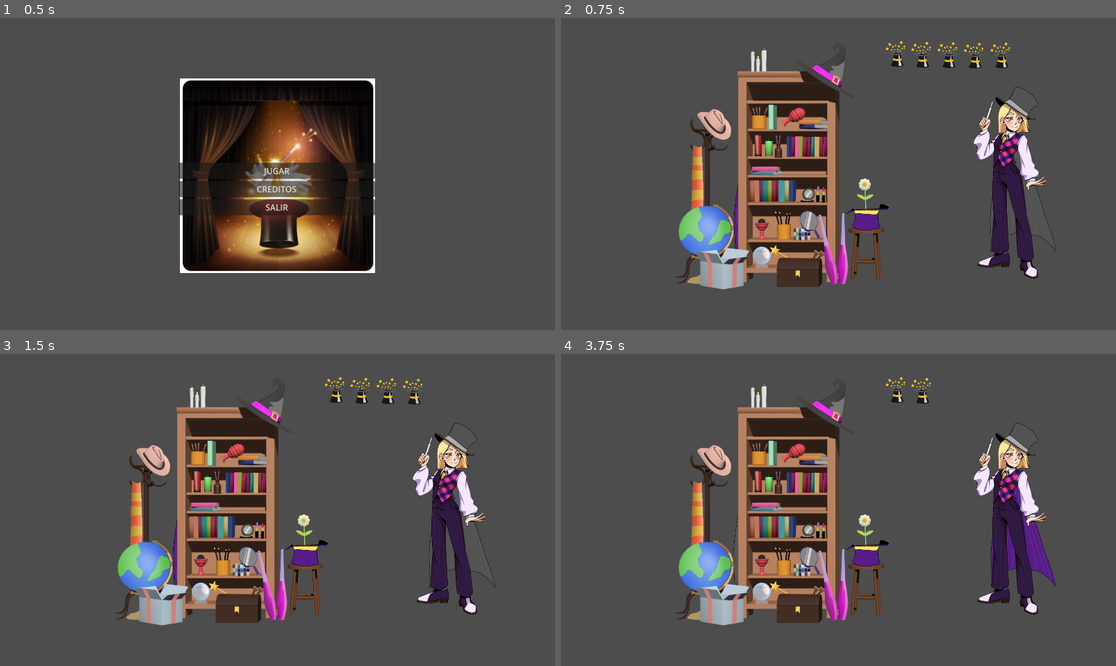
Above: before the commit, frames 1-4 (two rows, left to right).
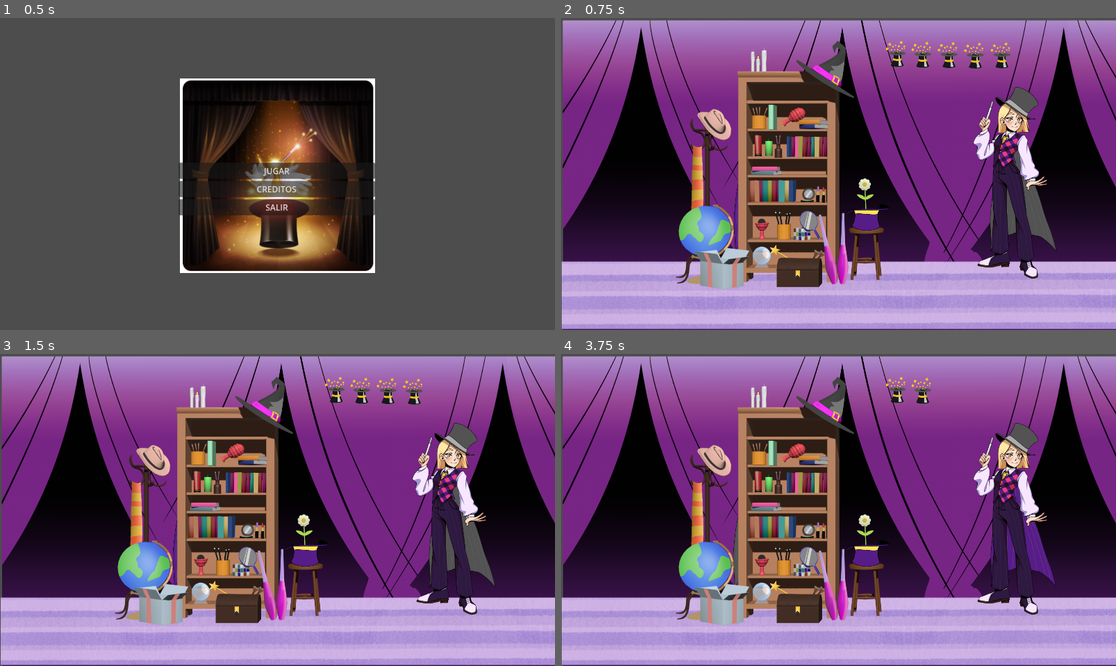
Above: after the commit, the same moments.

Repository: Duk3nd3/bjm2025
Game: Godot game, scene res://Escenas/MenuInicial.tscn
Two runs of this game, one before a commit and one after it. Both use one fixed random seed, a clock stepped at 60 frames per second and the inputs below.
Inputs (mouse positions are in pixels of both pictures, inside the frame that each line leads up to):
- Up to frame 1 (0.5 s): no input
- Up to frame 2 (0.75 s): click "JUGAR" at 0.5 s
- Up to frame 3 (1.5 s): tap Enter at 1.25 s; move the mouse to (399, 494) at 1.27 s; click (399, 494) at 1.42 s
- Up to frame 4 (3.75 s): tap Space at 2, 3.5 s; move the mouse to (727, 525) at 2.02 s; click (727, 525) at 2.17 s; tap Enter at 2.75 s; move the mouse to (894, 441) at 2.77 s; click (894, 441) at 2.92 s; move the mouse to (810, 572) at 3.52 s; click (810, 572) at 3.67 s

Frame 1 is identical in both runs. In frame 2, 77% of the frame differs, in the area x 0-100%, y 0-100%; in frame 3, 77%; in frame 4, 77%.

Commit message:
cambios pequenos para el fondo del gameplay

Diff:
--- a/point-and-click/Escenas/gameplay.tscn
+++ b/point-and-click/Escenas/gameplay.tscn
@@ -1,10 +1,13 @@
-[gd_scene load_steps=12 format=3 uid="uid://bv178gt3okdq"]
+[gd_scene load_steps=15 format=3 uid="uid://bv178gt3okdq"]
 
 [ext_resource type="Script" uid="uid://bgmavv7j5xy2o" path="res://Scripts/gameplay.gd" id="1_aod76"]
 [ext_resource type="Texture2D" uid="uid://4y85hlkhek6i" path="res://Assets/personaje.png" id="2_4u0gh"]
+[ext_resource type="Texture2D" uid="uid://bfjo2c7r2a6vb" path="res://Assets/Fondo.png" id="2_64m0a"]
+[ext_resource type="Texture2D" uid="uid://cs8nwgm4ri75b" path="res://Assets/Fondo_Cortinas.png" id="2_wu1k5"]
 [ext_resource type="Texture2D" uid="uid://dg8n1h0k0kyuc" path="res://Assets/galera_color.png" id="3_cowoy"]
 [ext_resource type="Texture2D" uid="uid://5cmhpkaghmg2" path="res://Assets/Fondo Armado_Placeholder.png" id="3_y3e6i"]
 [ext_resource type="Texture2D" uid="uid://b6hb313qgvejv" path="res://Assets/galera_gris.png" id="4_4u0gh"]
+[ext_resource type="Texture2D" uid="uid://cns3ql2teryid" path="res://Assets/Fondo_Piso.png" id="4_suyv4"]
 [ext_resource type="Texture2D" uid="uid://bfjvxqmgi27rh" path="res://Assets/varita_color.png" id="5_cowoy"]
 [ext_resource type="Texture2D" uid="uid://cgtlls3a2f1r8" path="res://Assets/varita_gris.png" id="6_4u0gh"]
 [ext_resource type="Texture2D" uid="uid://b1ngbmsb1785c" path="res://Assets/capa_color.png" id="7_y3e6i"]
@@ -16,42 +19,22 @@
 position = Vector2(388, 214)
 script = ExtResource("1_aod76")
 
-[node name="Cuerpo" type="Sprite2D" parent="."]
-position = Vector2(1190, 340)
-scale = Vector2(0.71427715, 0.71427715)
-texture = ExtResource("2_4u0gh")
+[node name="fondoGameplay" type="Sprite2D" parent="."]
+z_index = -1
+position = Vector2(579, 334)
+texture = ExtResource("2_64m0a")
 
-[node name="fondoArmado" type="Sprite2D" parent="."]
-position = Vector2(938, 264)
-texture = ExtResource("3_y3e6i")
-
-[node name="galeraColor" type="Sprite2D" parent="."]
-position = Vector2(679.99994, 469.99994)
-rotation = 2.5045295
-scale = Vector2(0.7009131, 0.7009131)
-texture = ExtResource("3_cowoy")
-
-[node name="galeraGris" type="Sprite2D" parent="."]
-position = Vector2(1190.0001, 80)
-rotation = -0.0075304573
-scale = Vector2(0.7418247, 0.73641187)
-texture = ExtResource("4_4u0gh")
+[node name="fondoCortinas" type="Sprite2D" parent="fondoGameplay"]
+position = Vector2(-1, 0)
+texture = ExtResource("2_wu1k5")
 
 [node name="varitaColor" type="Sprite2D" parent="."]
-z_index = -1
 position = Vector2(293, -36)
-rotation = -0.29799056
-scale = Vector2(0.856, 0.856)
+rotation = -0.2979906
+scale = Vector2(0.85599995, 0.85599995)
 texture = ExtResource("5_cowoy")
 
-[node name="varitaGris" type="Sprite2D" parent="."]
-z_index = -1
-position = Vector2(1090, 120.00001)
-scale = Vector2(0.8564851, 0.8564851)
-texture = ExtResource("6_4u0gh")
-
 [node name="capaColor" type="Sprite2D" parent="."]
-z_index = -1
 position = Vector2(320.00012, 420.00006)
 rotation = -0.016743537
 scale = Vector2(0.65362126, 0.65362126)
@@ -62,6 +45,49 @@
 position = Vector2(1209.9999, 410)
 scale = Vector2(0.66571504, 0.66571504)
 texture = ExtResource("8_cowoy")
+
+[node name="PosterRadagast" type="Sprite2D" parent="."]
+visible = false
+position = Vector2(-117.99994, 385)
+scale = Vector2(0.6890751, 0.6890751)
+texture = ExtResource("11_y3e6i")
+
+[node name="varitaGris" type="Sprite2D" parent="."]
+position = Vector2(1090, 120)
+scale = Vector2(0.8564851, 0.8564851)
+texture = ExtResource("6_4u0gh")
+
+[node name="VictoryTimer" type="Timer" parent="."]
+wait_time = 3.0
+one_shot = true
+
+[node name="personaje" type="Sprite2D" parent="."]
+position = Vector2(1190, 340)
+scale = Vector2(0.71427715, 0.71427715)
+texture = ExtResource("2_4u0gh")
+
+[node name="galeraGris" type="Sprite2D" parent="."]
+z_index = 1
+position = Vector2(1190.0001, 80)
+rotation = -0.0075304573
+scale = Vector2(0.7418247, 0.7364118)
+texture = ExtResource("4_4u0gh")
+
+[node name="galeraColor" type="Sprite2D" parent="."]
+z_index = 1
+position = Vector2(680, 469.99994)
+rotation = 2.5045295
+scale = Vector2(0.70091313, 0.70091313)
+texture = ExtResource("3_cowoy")
+
+[node name="fondoPiso" type="Sprite2D" parent="."]
+z_index = -1
+position = Vector2(574, 322)
+texture = ExtResource("4_suyv4")
+
+[node name="fondoMuebles" type="Sprite2D" parent="."]
+position = Vector2(938, 264)
+texture = ExtResource("3_y3e6i")
 
 [node name="LivesContainer" type="HBoxContainer" parent="."]
 anchors_preset = 2
@@ -100,13 +126,3 @@
 position = Vector2(1132, -44.999924)
 scale = Vector2(0.2, 0.2)
 texture = ExtResource("8_suyv4")
-
-[node name="VictoryTimer" type="Timer" parent="."]
-wait_time = 3.0
-one_shot = true
-
-[node name="PosterRadagast" type="Sprite2D" parent="."]
-visible = false
-position = Vector2(837, 181)
-scale = Vector2(0.6890751, 0.6890751)
-texture = ExtResource("11_y3e6i")
Binary file added: point-and-click/Assets/Fondo.png
Binary file added: point-and-click/Assets/Fondo_Cortinas.png
Binary file added: point-and-click/Assets/Fondo_Piso.png
Binary file added: point-and-click/Assets/capa_doblada_sombra.png
Binary file added: point-and-click/Assets/cortinaIzquierda.png
